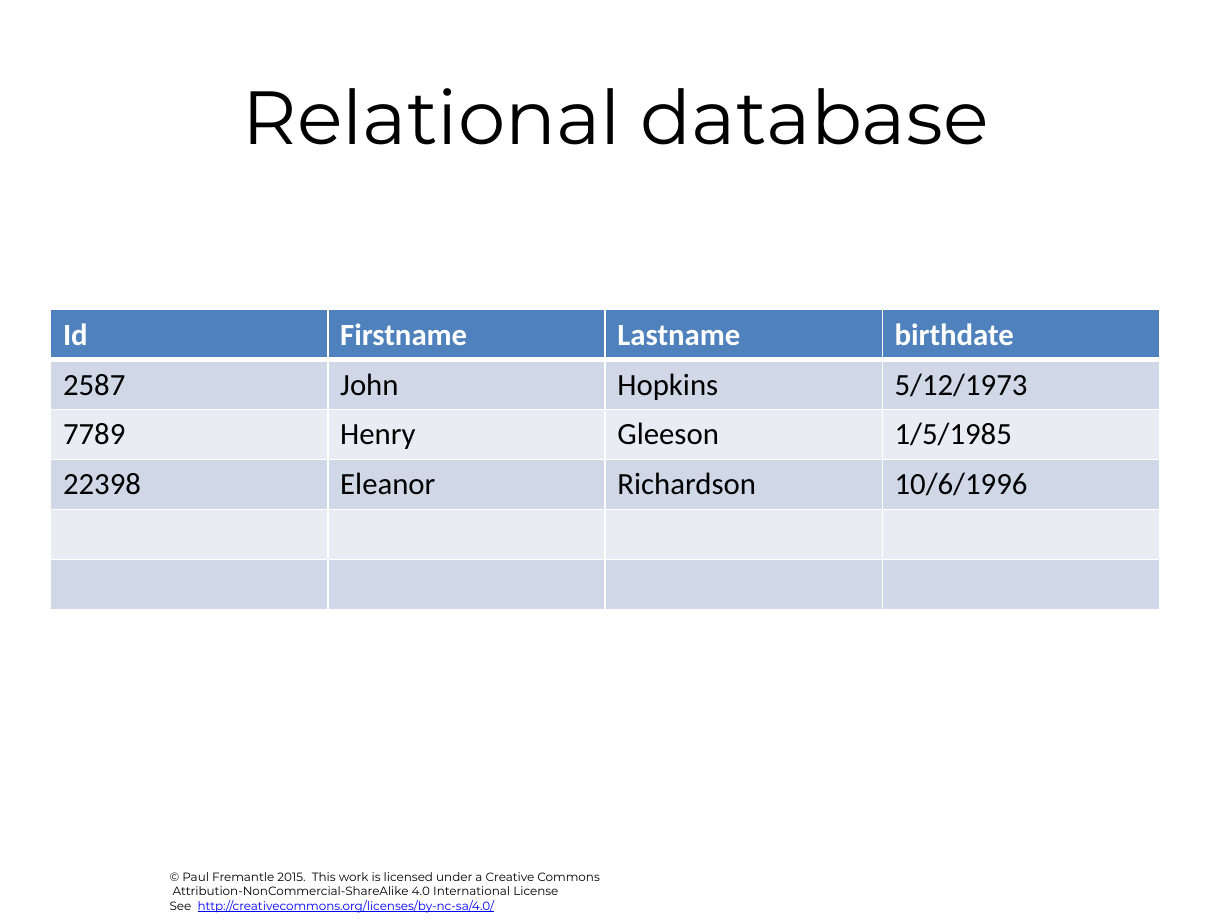
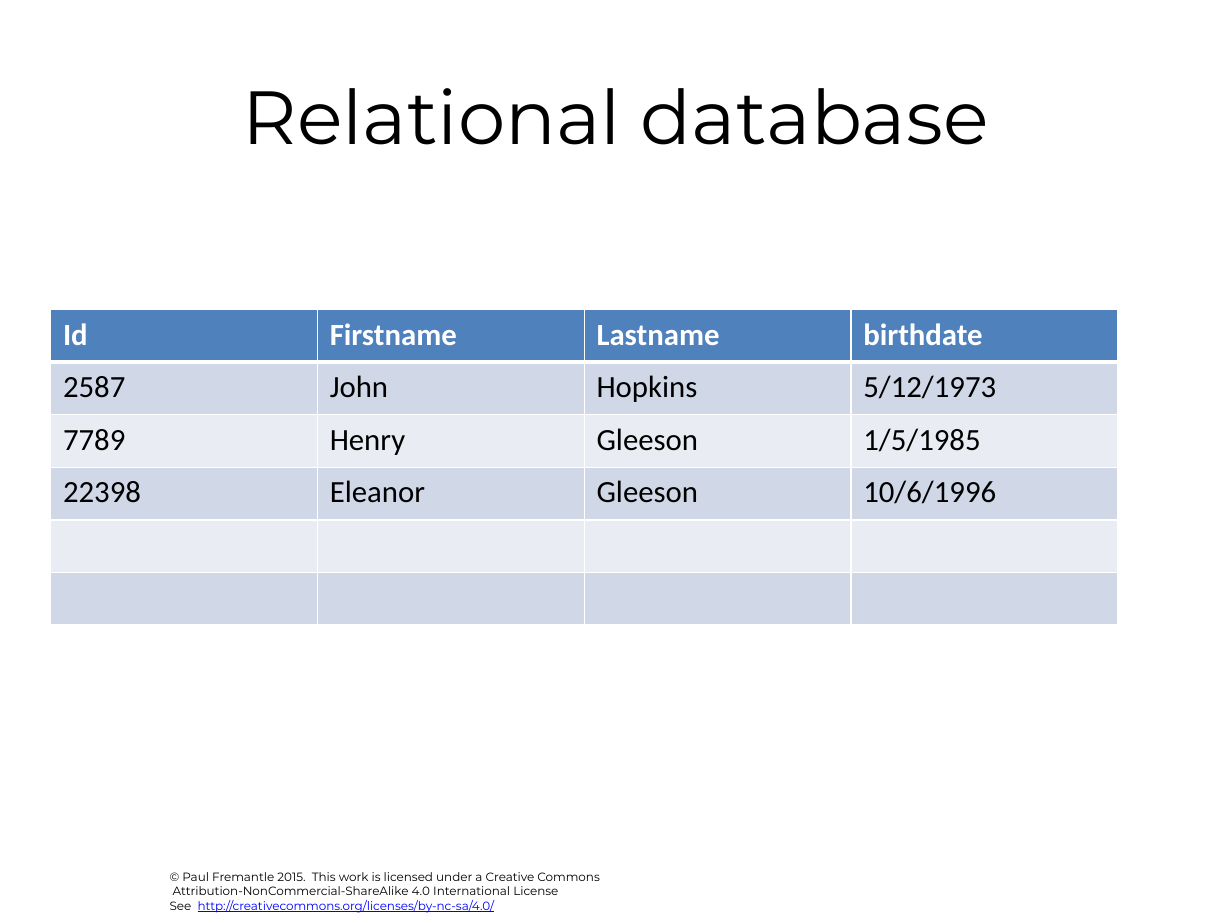
Before and after one commit to julieweeds/BigData, a slide deck: slide 6 of pres-source/04-sql.pptx. Drawn at 1232x924 pixels with LibreOffice and Linux fonts; fonts in the diff are those of the drawing; background and template pictures are left out. Boxes give left, top, right and bottom in pixels: in the first picture for what was removed or moved away, otherwise in the second. Text is boxed around its words. In the diff, an @@ line names an element or a change of style, - is before the commit and + after.

```diff
--- a/pres-source/04-sql.pptx
+++ b/pres-source/04-sql.pptx
@@ table at (51,309,1120,625) @@
-row 4, column 3: Richardson
+row 4, column 3: Gleeson
@@ table: place and size @@
-table at (51,309,1159,609)
+table at (51,309,1120,625)
```
Also in this commit, not shown: 5 other slides changed, 2 slides added, 1 slide removed, 8 other files.
